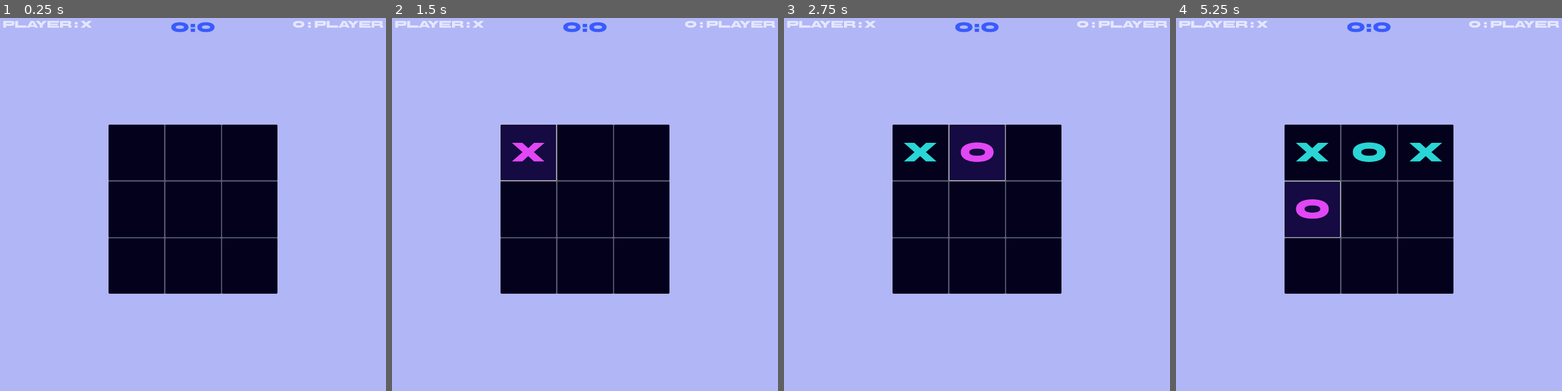
Above: before the commit, frames 1-4 (left to right).
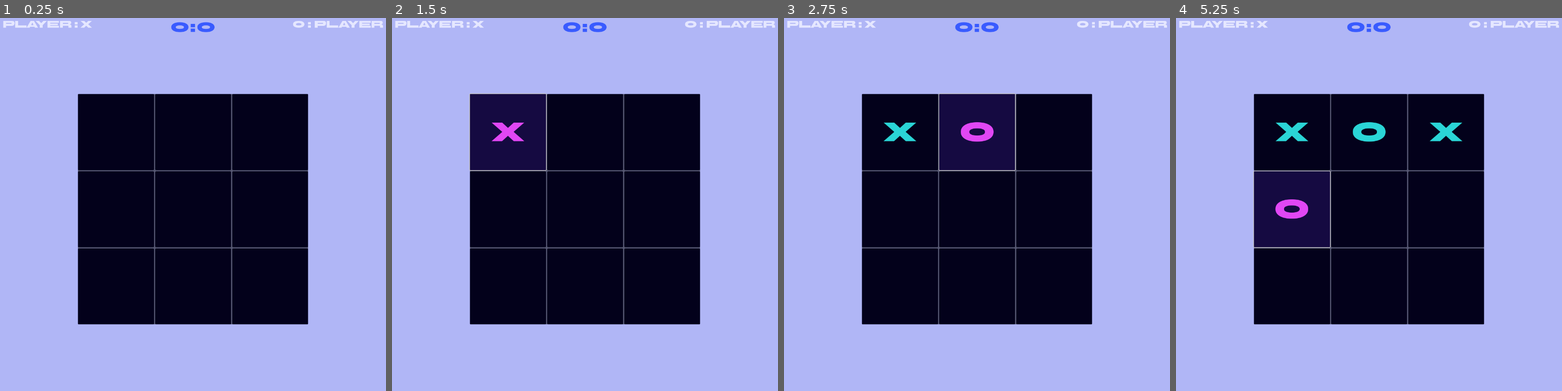
Above: after the commit, the same moments.

Repository: kaeri-gg/tic-tac-toe
Game: Godot game, scene res://scenes/main_control.tscn
The game is run twice, just before and just after one commit, with the same random seed, the same clock (stepped at 60 frames per second) and the same inputs.
Inputs (mouse positions are in pixels of both pictures, inside the frame that each line leads up to; where the layout moved, square brackets give the same spot in the first picture):
- Up to frame 1 (0.25 s): no input
- Up to frame 2 (1.5 s): click (507, 133) [527, 152] at 0.5 s; click "X" at 1.25 s
- Up to frame 3 (2.75 s): click (977, 133) [977, 152] at 2 s
- Up to frame 4 (5.25 s): click "O" at 2.75 s; click (1446, 133) [1426, 152] at 3.5 s; click "X" at 4.25 s; click (1291, 208) [1311, 208] at 5 s

The runs differ from the first frame. In frame 1, 19% of the frame differs, in the area x 20-80%, y 20-83%; in frame 2, 20%; in frame 3, 20%; in frame 4, 21%, in the area x 19-80%, y 20-83%.

Commit message:
Add bottom message panel and display game results
Introduced a new TextPanelBottom in the main_control scene to display game messages. Updated grid_container.gd to set the message label text for win and tie scenarios, and to clear it on reset. Adjusted node names and layout for clarity and consistency.

Diff:
--- a/scenes/main_control.tscn
+++ b/scenes/main_control.tscn
@@ -6,6 +6,9 @@
 
 [sub_resource type="StyleBoxFlat" id="StyleBoxFlat_3jnx6"]
 bg_color = Color(0.6901961, 0.7137255, 0.9647059, 1)
+
+[sub_resource type="StyleBoxFlat" id="StyleBoxFlat_d73ye"]
+draw_center = false
 
 [node name="MainControl" type="Control"]
 layout_mode = 3
@@ -31,10 +34,10 @@
 anchor_top = 0.5
 anchor_right = 0.5
 anchor_bottom = 0.5
-offset_left = -275.0
-offset_top = -275.0
-offset_right = 275.0
-offset_bottom = 275.0
+offset_left = -375.0
+offset_top = -375.0
+offset_right = 375.0
+offset_bottom = 375.0
 grow_horizontal = 2
 grow_vertical = 2
 
@@ -112,13 +115,14 @@
 theme = ExtResource("1_3tiwv")
 text = "X"
 
-[node name="TextPanel" type="Panel" parent="."]
-layout_mode = 1
-anchors_preset = -1
-anchor_right = 1.0
-grow_horizontal = 2
-
-[node name="MarginContainer" type="MarginContainer" parent="TextPanel"]
+[node name="TextPanelTop" type="Panel" parent="."]
+layout_mode = 1
+anchors_preset = 10
+anchor_right = 1.0
+grow_horizontal = 2
+theme_override_styles/panel = SubResource("StyleBoxFlat_d73ye")
+
+[node name="MarginContainer" type="MarginContainer" parent="TextPanelTop"]
 layout_mode = 1
 anchors_preset = 10
 anchor_right = 1.0
@@ -128,10 +132,10 @@
 theme_override_constants/margin_top = 20
 theme_override_constants/margin_right = 20
 
-[node name="HBoxContainer" type="HBoxContainer" parent="TextPanel/MarginContainer"]
-layout_mode = 2
-
-[node name="Player_1" type="Label" parent="TextPanel/MarginContainer/HBoxContainer"]
+[node name="HBoxContainer" type="HBoxContainer" parent="TextPanelTop/MarginContainer"]
+layout_mode = 2
+
+[node name="Player_1" type="Label" parent="TextPanelTop/MarginContainer/HBoxContainer"]
 layout_mode = 2
 size_flags_horizontal = 3
 size_flags_vertical = 5
@@ -139,10 +143,10 @@
 text = "Player : X
 "
 
-[node name="Score" type="HBoxContainer" parent="TextPanel/MarginContainer/HBoxContainer"]
-layout_mode = 2
-
-[node name="Player_1_Score" type="Label" parent="TextPanel/MarginContainer/HBoxContainer/Score"]
+[node name="Score" type="HBoxContainer" parent="TextPanelTop/MarginContainer/HBoxContainer"]
+layout_mode = 2
+
+[node name="Player_1_Score" type="Label" parent="TextPanelTop/MarginContainer/HBoxContainer/Score"]
 unique_name_in_owner = true
 layout_mode = 2
 size_flags_horizontal = 3
@@ -153,7 +157,7 @@
 text = "0"
 horizontal_alignment = 1
 
-[node name="Separator" type="Label" parent="TextPanel/MarginContainer/HBoxContainer/Score"]
+[node name="Separator" type="Label" parent="TextPanelTop/MarginContainer/HBoxContainer/Score"]
 layout_mode = 2
 size_flags_horizontal = 3
 size_flags_vertical = 5
@@ -163,7 +167,7 @@
 text = ":"
 horizontal_alignment = 1
 
-[node name="Player_2_Score" type="Label" parent="TextPanel/MarginContainer/HBoxContainer/Score"]
+[node name="Player_2_Score" type="Label" parent="TextPanelTop/MarginContainer/HBoxContainer/Score"]
 unique_name_in_owner = true
 layout_mode = 2
 size_flags_horizontal = 3
@@ -174,10 +178,45 @@
 text = "0"
 horizontal_alignment = 1
 
-[node name="Player_2" type="Label" parent="TextPanel/MarginContainer/HBoxContainer"]
+[node name="Player_2" type="Label" parent="TextPanelTop/MarginContainer/HBoxContainer"]
 layout_mode = 2
 size_flags_horizontal = 3
 size_flags_vertical = 5
 theme = ExtResource("2_3jnx6")
 text = "O : Player"
 horizontal_alignment = 2
+
+[node name="TextPanelBottom" type="Panel" parent="."]
+layout_mode = 1
+anchors_preset = 12
+anchor_top = 1.0
+anchor_right = 1.0
+anchor_bottom = 1.0
+grow_horizontal = 2
+grow_vertical = 0
+theme_override_styles/panel = SubResource("StyleBoxFlat_d73ye")
+
+[node name="MarginContainer" type="MarginContainer" parent="TextPanelBottom"]
+layout_mode = 1
+anchors_preset = 12
+anchor_top = 1.0
+anchor_right = 1.0
+anchor_bottom = 1.0
+offset_top = -37.0
+grow_horizontal = 2
+grow_vertical = 0
+theme_override_constants/margin_left = 50
+theme_override_constants/margin_top = 50
+theme_override_constants/margin_right = 50
+theme_override_constants/margin_bottom = 50
+
+[node name="VBoxContainer" type="VBoxContainer" parent="TextPanelBottom/MarginContainer"]
+layout_mode = 2
+
+[node name="Message" type="Label" parent="TextPanelBottom/MarginContainer/VBoxContainer"]
+unique_name_in_owner = true
+layout_mode = 2
+theme = ExtResource("2_3jnx6")
+theme_override_colors/font_color = Color(0.01525536, 7.219613e-08, 0.2028073, 1)
+text = "Player X wins!"
+horizontal_alignment = 1
--- a/scripts/grid_container.gd
+++ b/scripts/grid_container.gd
@@ -4,6 +4,8 @@
 
 @onready var player_1_score_ui: Label = %Player_1_Score
 @onready var player_2_score_ui: Label = %Player_2_Score
+@onready var message: Label = %Message
+
 
 var buttons: Array[Button]
 var turn: int = 0
@@ -58,6 +60,7 @@
 		end_game()
 
 	elif is_tie:
+		message.text = "It's a tie!"
 		end_game()
 
 func bind_event_to(button: Button) -> void:
@@ -92,6 +95,7 @@
 				wins.push_back(index)
 		if wins.size() == GRID_LENGTHS:
 			# we got a winner~
+			message.text = "Player " + str(symbol) + " wins!"
 			return wins
 	# no wins
 	return []
@@ -105,7 +109,6 @@
 func update_score() -> void:
 	player_1_score_ui.text = str(player1_score)
 	player_2_score_ui.text = str(player2_score)
-	# add label to update that its a tie
 
 func highlight(winners_indexes: Array) -> void:
 	for index in winners_indexes:
@@ -116,6 +119,7 @@
 
 func reset(button: Button) -> void:
 	button.text = ''
+	message.text = ''
 
 func reset_game(buttons: Array[Button]) -> void:
 	turn = 0
Not shown: 1 places in scenes/main_control.tscn that only renumber resources
